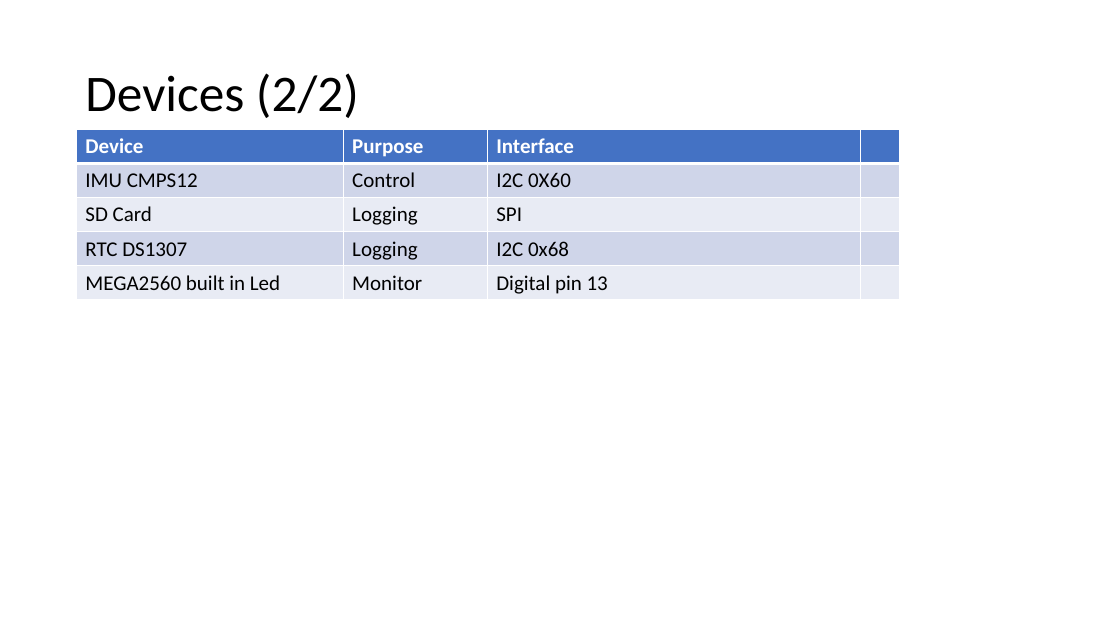
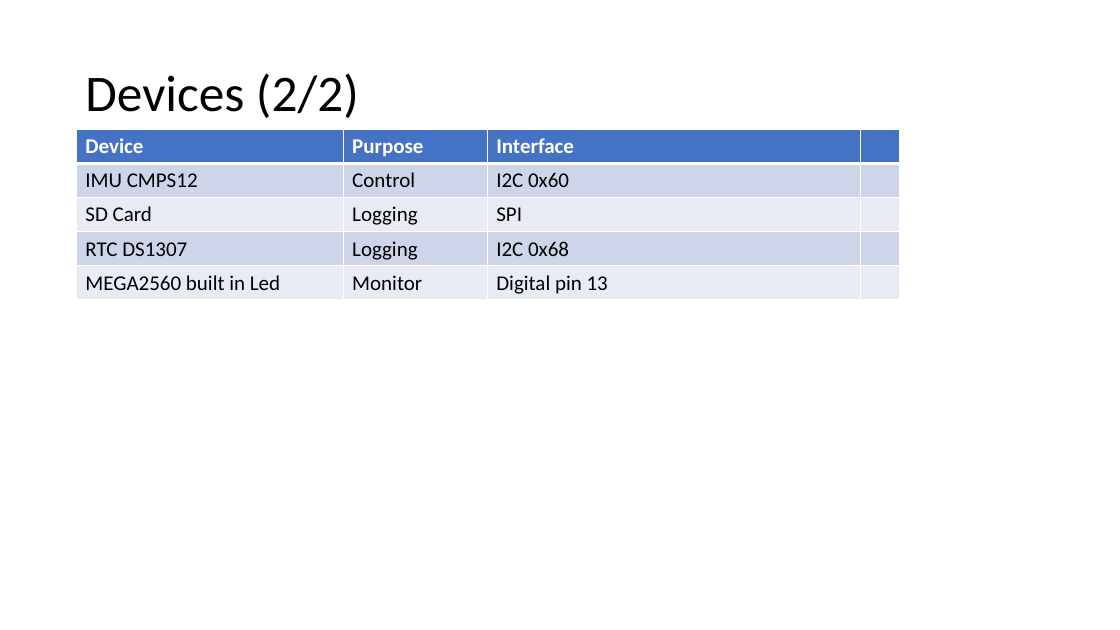
Before and after one commit to RobotEdh/RobotMicroControl, a slide deck: slide 3 of libraries/Diagramm Drone.pptx. Drawn at 1120x630 pixels with LibreOffice and Linux fonts; fonts in the diff are those of the drawing. Boxes give left, top, right and bottom in pixels: in the first picture for what was removed or moved away, otherwise in the second. Text is boxed around its words. In the diff, an @@ line names an element or a change of style, - is before the commit and + after.

```diff
--- a/libraries/Diagramm Drone.pptx
+++ b/libraries/Diagramm Drone.pptx
@@ table at box(77, 129, 901, 300) @@
-row 2, column 3: I2C 0X60
+row 2, column 3: I2C 0x60
```
Also in this commit, not shown: 2 other slides changed, 4 other files.
